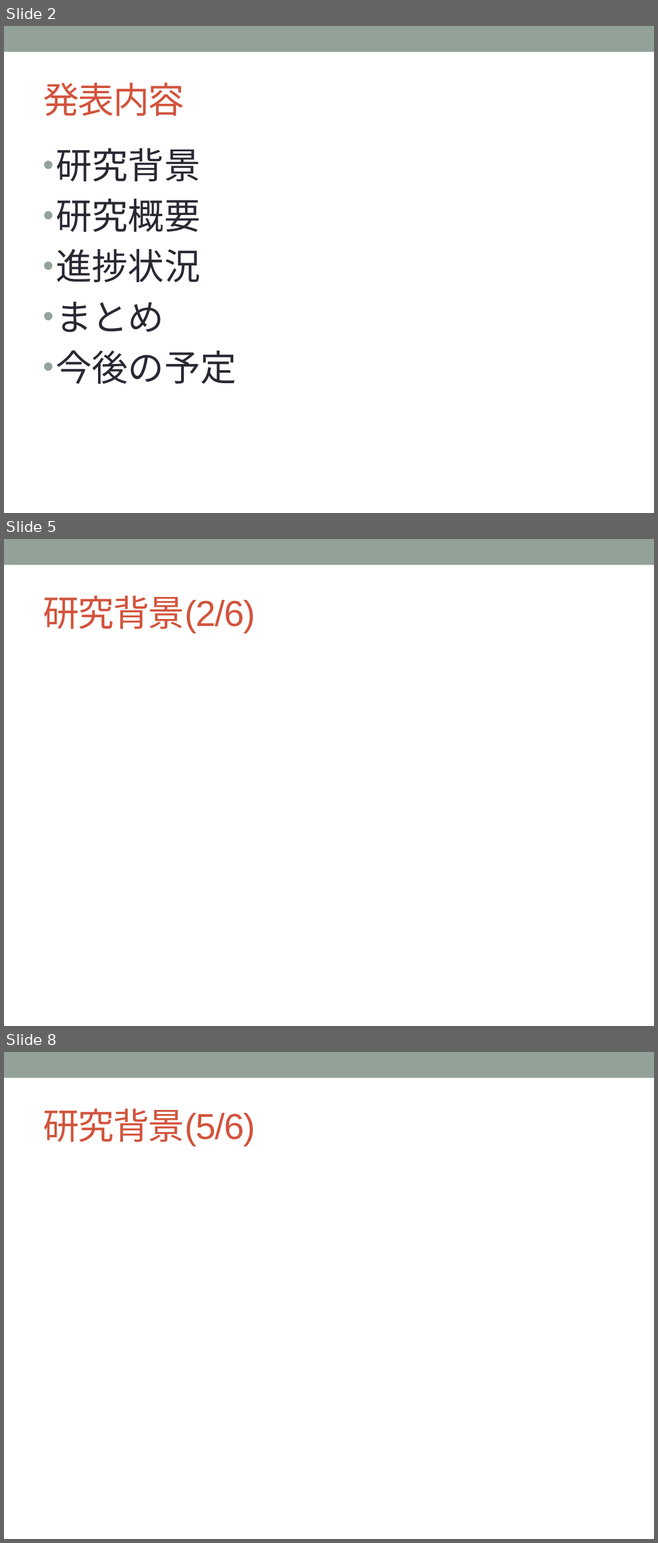
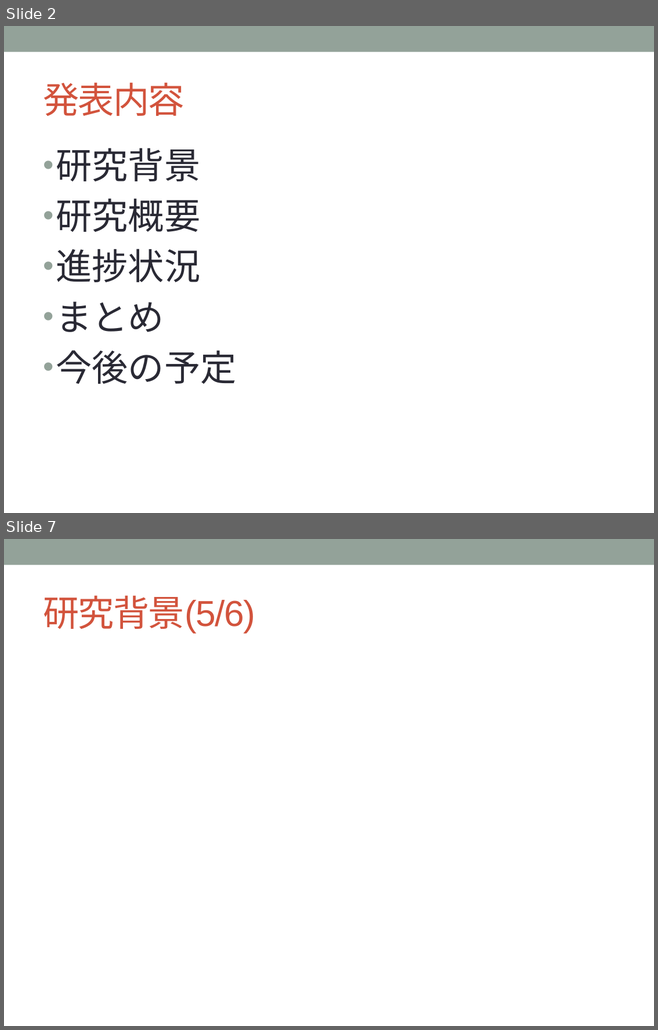
Before and after one commit to YutaNiimura/leJOS-OSEK, a slide deck: 中間発表関連/5I25新村祐太 中間発表スライドver0.1.pptx. Shown one above the other, each under a label of ours: slides 2, 5 and 8 before the commit, slides 2 and 7 after it; the slides between them are not shown. The pictures are 658x1543 and 658x1030 pixels, drawn with LibreOffice and Linux fonts; fonts in the diff are those of the drawing. Boxes give left, top, right and bottom in pixels: in the first picture for what was removed or moved away, otherwise in the second. Text is boxed around its words. In the diff, an @@ line names an element or a change of style, - is before the commit and + after.

```diff
--- a/中間発表関連/5I25新村祐太 中間発表スライドver0.1.pptx
+++ b/中間発表関連/5I25新村祐太 中間発表スライドver0.1.pptx
@@ slide 5 removed at (x1=4, y1=539, x2=654, y2=1026), background #FFFFFF; not listed: 1 template element that a slide beside it also shows @@
@@ title removed at (x1=43, y1=595, x2=255, y2=634) @@
-研究背景(2/6)
@@ what was slide 8 is now slide 7 @@
```
Also in this commit, not shown: 7 slides changed, 1 slide added, 1 other slide removed, 5 other files.
